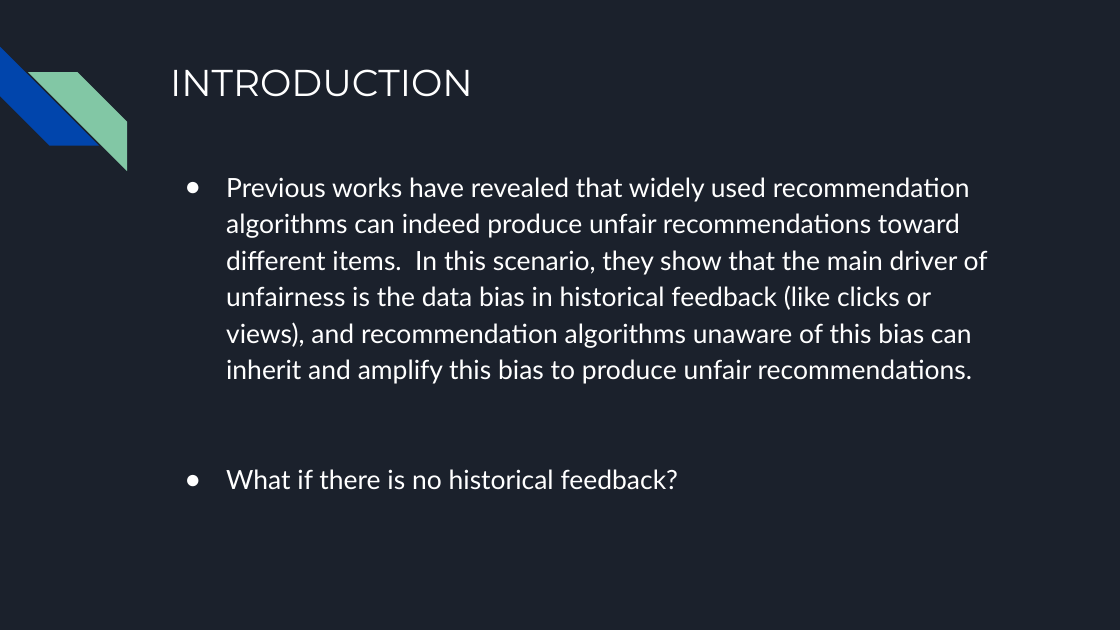
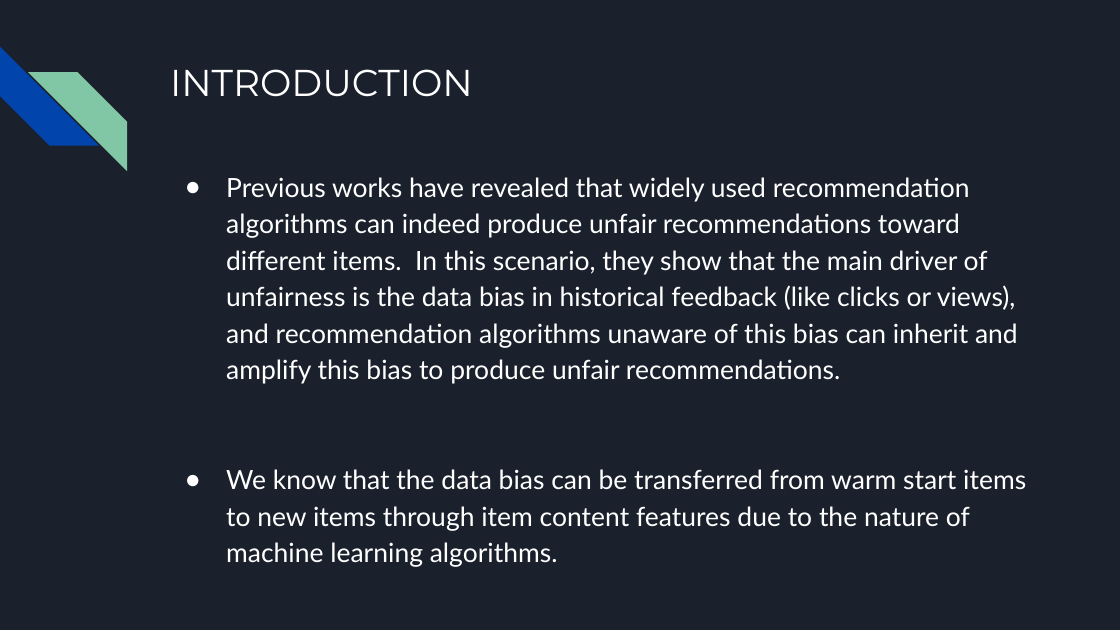
Before and after one commit to nikhilvenkatkumsetty/Mitigating-Unfairness-and-Bias-in-Cold-Start-Recommenders, a slide deck: slide 4 of MIDSEM and ENDSEM Presentations/IT458-IR_Endsem_Team-17_Nikhil_Amith.pptx. Drawn at 1120x630 pixels with LibreOffice and Linux fonts; fonts in the diff are those of the drawing. Boxes give left, top, right and bottom in pixels: in the first picture for what was removed or moved away, otherwise in the second. Text is boxed around its words. In the diff, an @@ line names an element or a change of style, - is before the commit and + after.

```diff
--- a/MIDSEM and ENDSEM Presentations/IT458-IR_Endsem_Team-17_Nikhil_Amith.pptx
+++ b/MIDSEM and ENDSEM Presentations/IT458-IR_Endsem_Team-17_Nikhil_Amith.pptx
@@ text at <box>226,469,1026,567</box>: text changed @@
-● What if there is no historical feedback?
+● We know that the data bias can be transferred from warm start items to new items through item content features due to the nature of machine learning algorithms.
```
Also in this commit, not shown: 10 other slides changed, 1 slide added, 1 slide removed, 1 other file.
